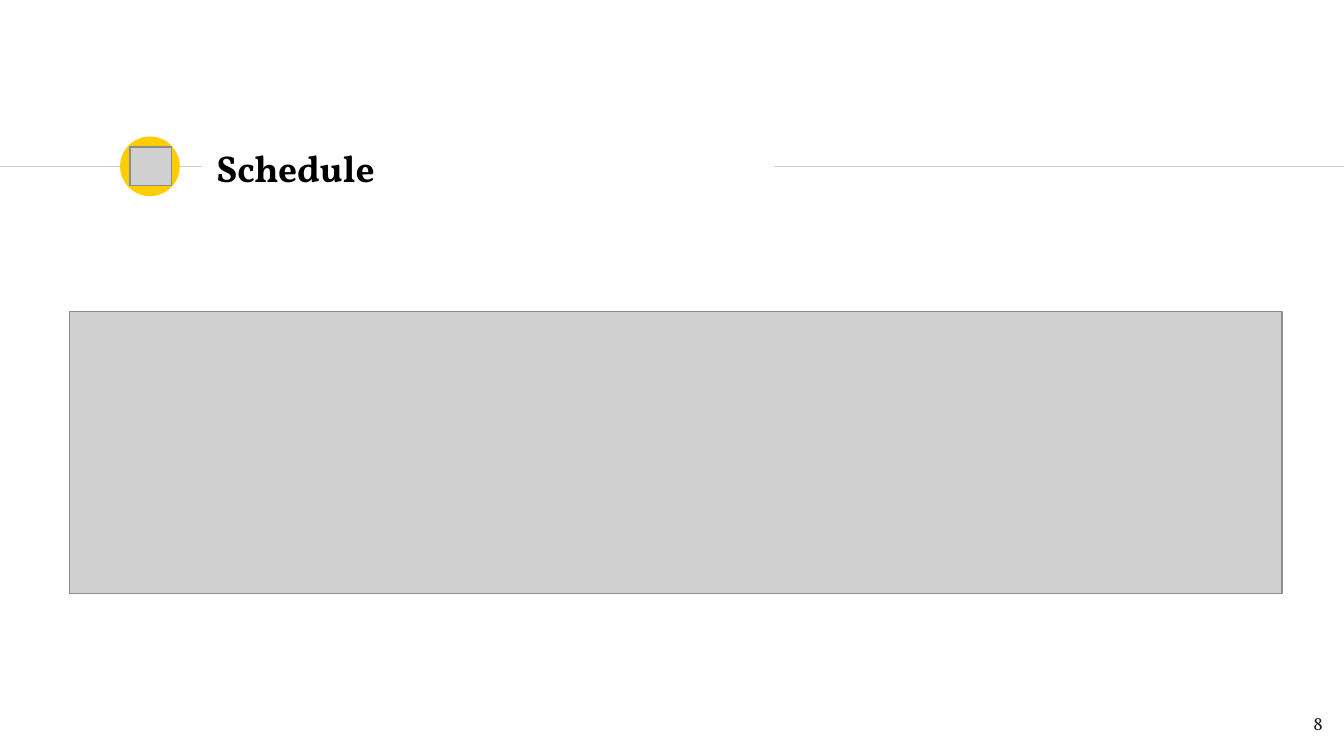
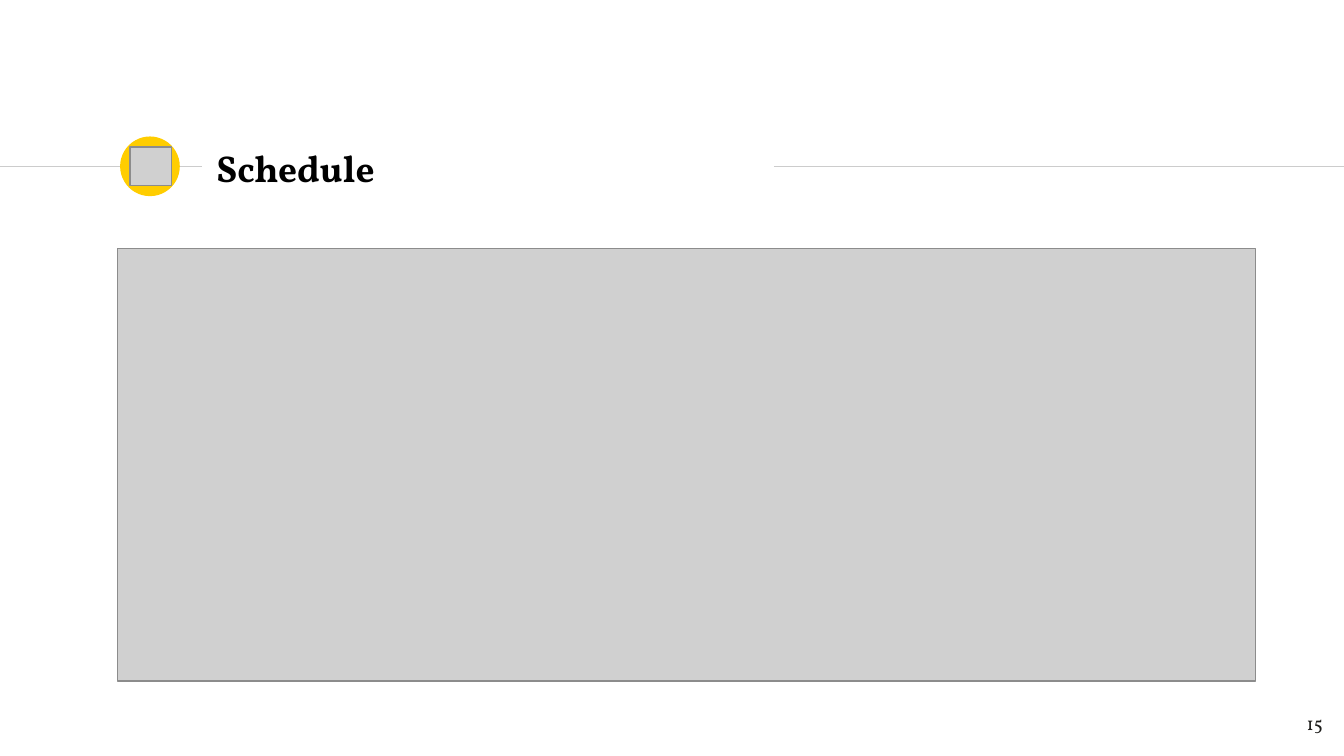
Before and after one commit to Banana-Huang/AI_Course_Team1_2018, a slide deck: slide 15 of Project/Team_1_project_proposal.pptx (slide 8 before the commit). Drawn at 1344x756 pixels with LibreOffice and Linux fonts; fonts in the diff are those of the drawing; grey boxes stand for pictures. Boxes give left, top, right and bottom in pixels: in the first picture for what was removed or moved away, otherwise in the second. Text is boxed around its words. In the diff, an @@ line names an element or a change of style, - is before the commit and + after.

```diff
--- a/Project/Team_1_project_proposal.pptx
+++ b/Project/Team_1_project_proposal.pptx
@@ picture resized from (x1=70, y1=312, x2=1282, y2=594) to (x1=117, y1=249, x2=1255, y2=681) @@
@@ page number at (x1=1307, y1=720, x2=1323, y2=733): text changed @@
-8
+15
```
Also in this commit, not shown: 2 other slides changed, 7 slides added, 1 other file.
